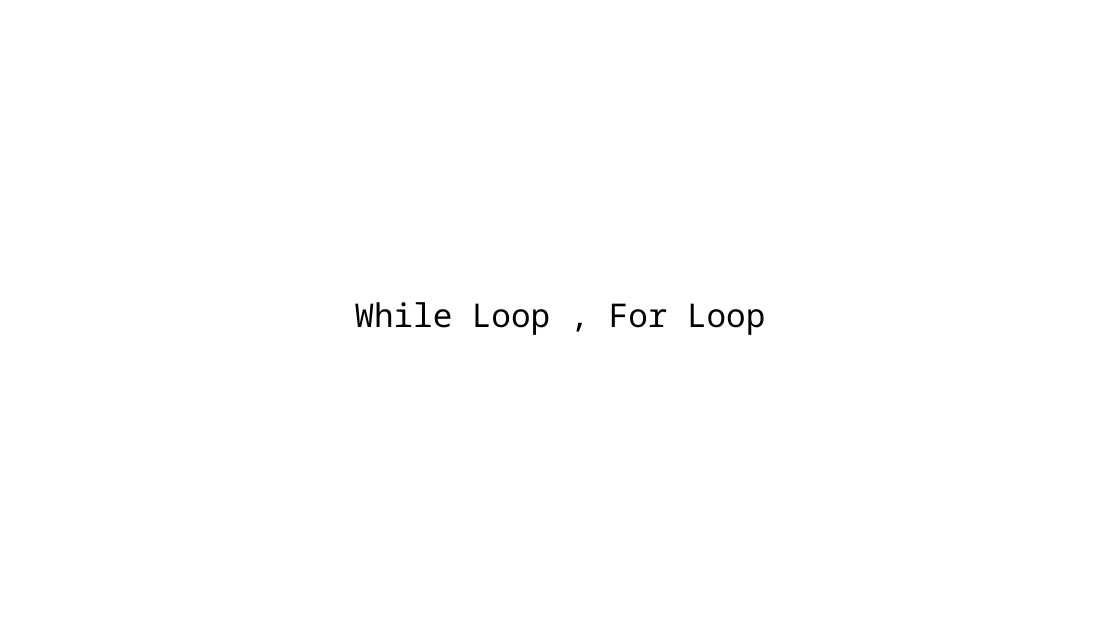
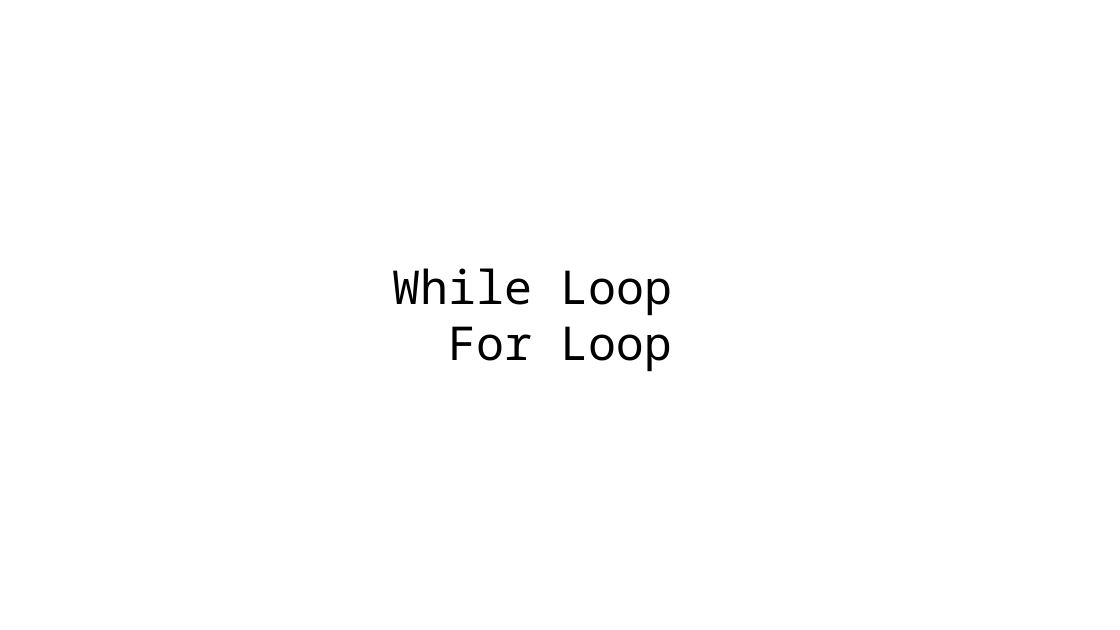
Before and after one commit to Vjumpkung/LetMeTiredPython, a slide deck: slide 14 of slide.pptx (slide 11 before the commit). Drawn at 1120x630 pixels with LibreOffice and Linux fonts; fonts in the diff are those of the drawing; background and template pictures are left out. Boxes give left, top, right and bottom in pixels: in the first picture for what was removed or moved away, otherwise in the second. Text is boxed around its words. In the diff, an @@ line names an element or a change of style, - is before the commit and + after.

```diff
--- a/slide.pptx
+++ b/slide.pptx
@@ text at box(392, 268, 672, 372): text changed; size 28 to 40 pt @@
-While Loop , For Loop
+While Loop
+For Loop
```
Also in this commit, not shown: 16 other slides changed, 5 slides added.
